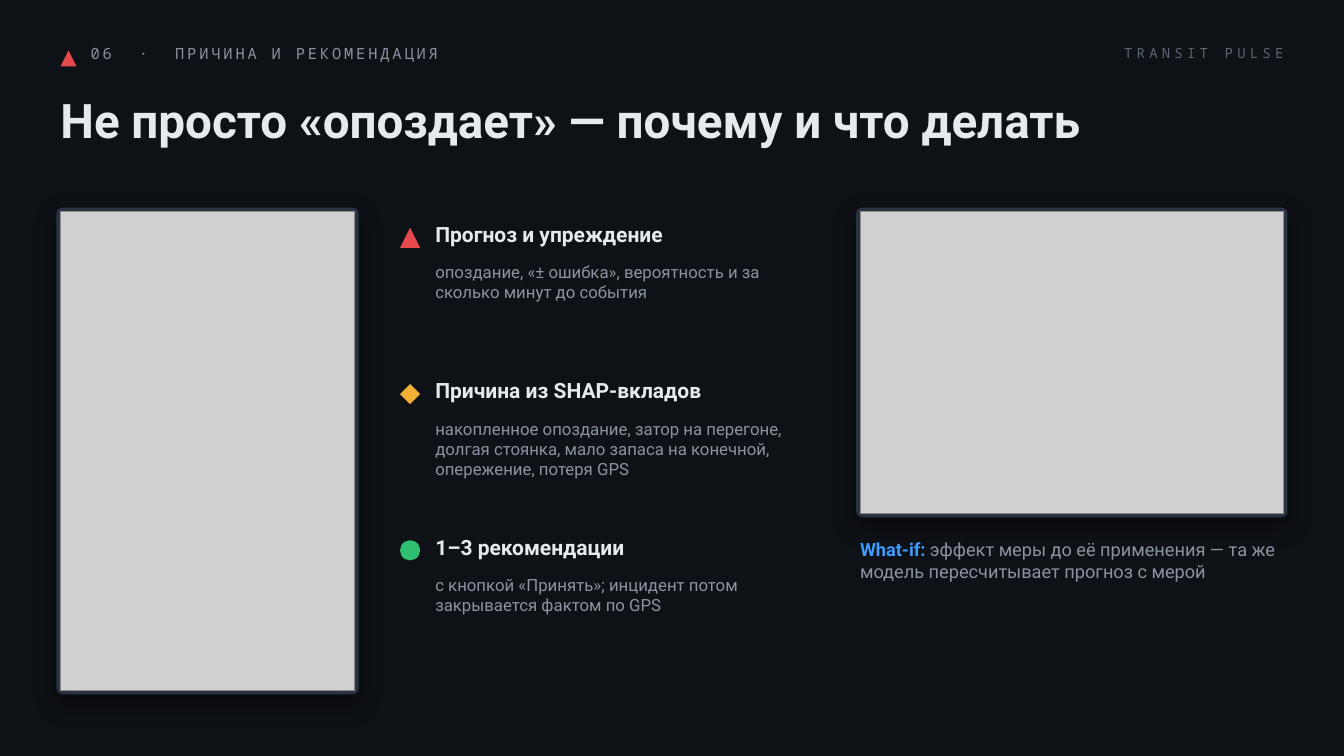
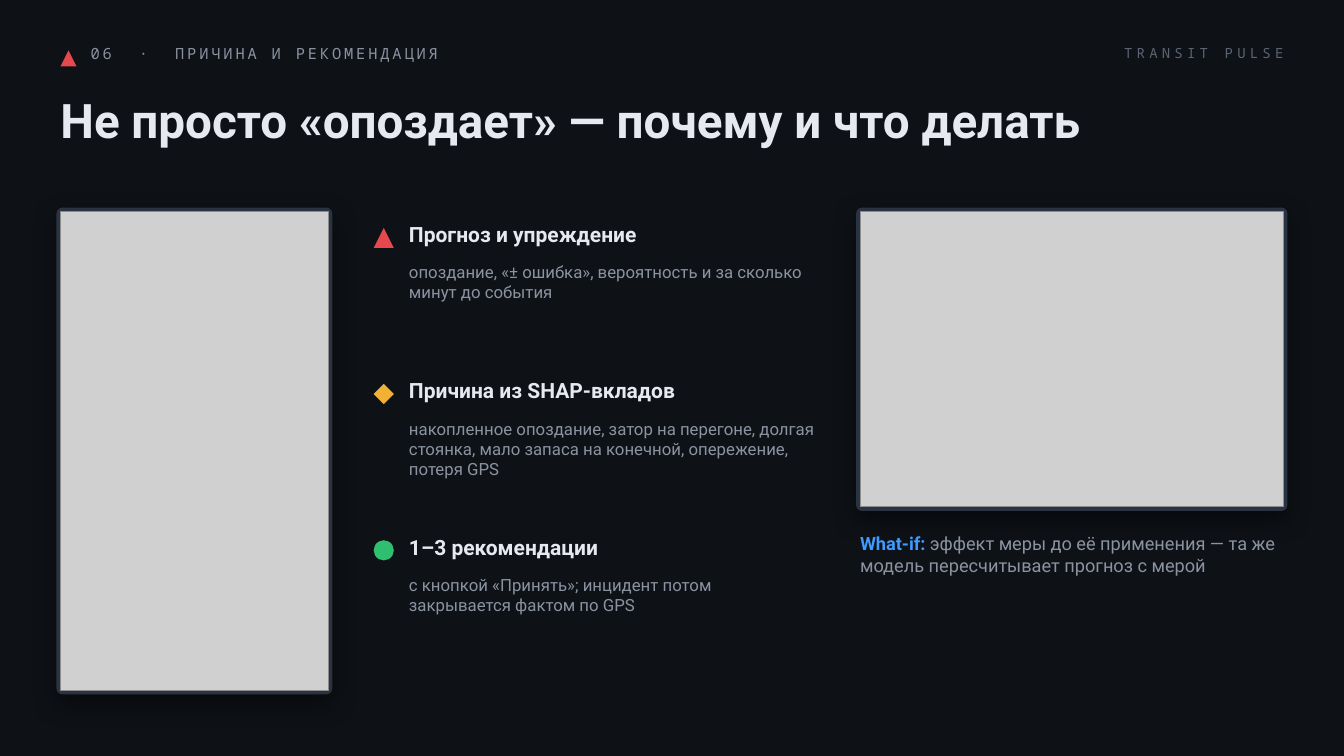
Before and after one commit to jinxovich/transit-pulse, a slide deck: slide 7 of docs/pitch/transit-pulse-pitch.pptx. Drawn at 1344x756 pixels with LibreOffice and Linux fonts; fonts in the diff are those of the drawing; grey boxes stand for pictures. Boxes give left, top, right and bottom in pixels: in the first picture for what was removed or moved away, otherwise in the second. Text is boxed around its words. In the diff, an @@ line names an element or a change of style, - is before the commit and + after.

```diff
--- a/docs/pitch/transit-pulse-pitch.pptx
+++ b/docs/pitch/transit-pulse-pitch.pptx
@@ rounded rectangle resized from (x1=56, y1=208, x2=359, y2=695) to (x1=56, y1=208, x2=333, y2=695) @@
@@ rounded rectangle at (x1=56, y1=208, x2=333, y2=695): proportions changed @@
@@ rounded rectangle resized from (x1=856, y1=208, x2=1288, y2=517) to (x1=856, y1=208, x2=1288, y2=511) @@
@@ picture resized from (x1=60, y1=212, x2=355, y2=691) to (x1=60, y1=212, x2=329, y2=691) @@
@@ text "Прогноз и упреждение" moved from (x1=435, y1=227, x2=662, y2=247) to (x1=409, y1=227, x2=636, y2=247) @@
@@ picture resized from (x1=860, y1=212, x2=1284, y2=513) to (x1=860, y1=212, x2=1284, y2=507) @@
@@ text "опоздание, «± ошибка», вероятность и ..." rewrapped from (x1=435, y1=265, x2=760, y2=302) to (x1=409, y1=265, x2=801, y2=302) @@
@@ text "Причина из SHAP-вкладов" moved from (x1=435, y1=383, x2=702, y2=403) to (x1=409, y1=383, x2=675, y2=403) @@
@@ text "накопленное опоздание, затор на перегоне, ..." rewrapped from (x1=435, y1=426, x2=781, y2=479) to (x1=409, y1=426, x2=814, y2=479) @@
@@ text "1–3 рекомендации" moved from (x1=435, y1=540, x2=625, y2=560) to (x1=409, y1=540, x2=599, y2=560) @@
@@ text "What-if: эффект меры до её ..." moved from (x1=860, y1=542, x2=1275, y2=582) to (x1=860, y1=536, x2=1275, y2=576) @@
@@ 1 triangle, 1 diamond, 1 ellipse moved together from (x1=400, y1=228, x2=420, y2=561) to (x1=374, y1=228, x2=394, y2=561) @@
@@ text "с кнопкой «Принять»; инцидент потом ..." moved from (x1=435, y1=579, x2=738, y2=615) to (x1=409, y1=579, x2=712, y2=615) @@
```
Also in this commit, not shown: 2 other slides changed, 10 other files.
